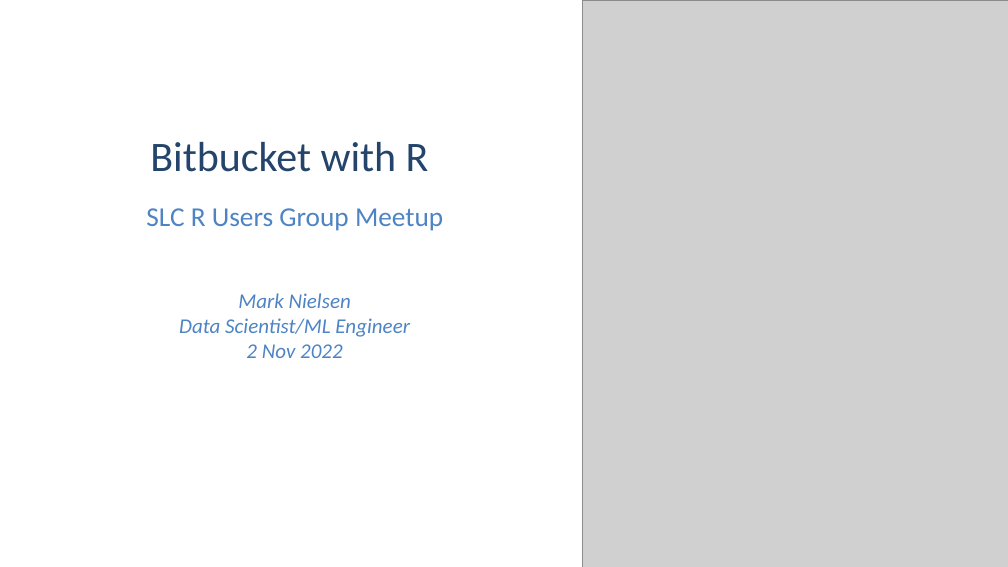
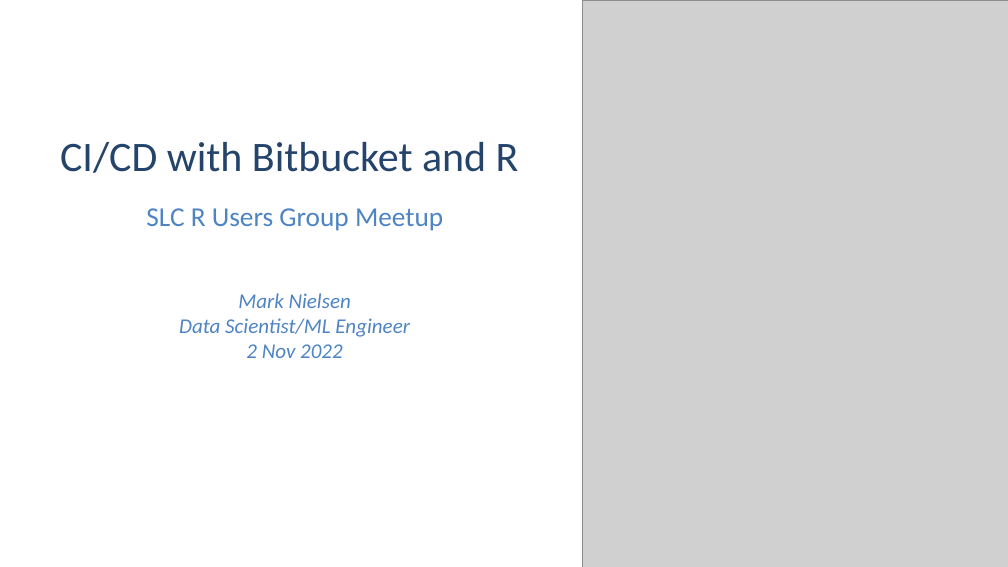
Before and after one commit to slc-rug/2022-11-02-bitbucket-and-r, a slide deck: slide 1 of Bitbucket with R.pptx. Drawn at 1008x567 pixels with LibreOffice and Linux fonts; fonts in the diff are those of the drawing; grey boxes stand for pictures; background and template pictures are left out. Boxes give left, top, right and bottom in pixels: in the first picture for what was removed or moved away, otherwise in the second. Text is boxed around its words. In the diff, an @@ line names an element or a change of style, - is before the commit and + after.

Commit message:
final changes

```diff
--- a/Bitbucket with R.pptx
+++ b/Bitbucket with R.pptx
@@ title at [60,142,519,173]: text changed @@
-Bitbucket with R
+CI/CD with Bitbucket and R
```
Also in this commit, not shown: 1 slide added.
